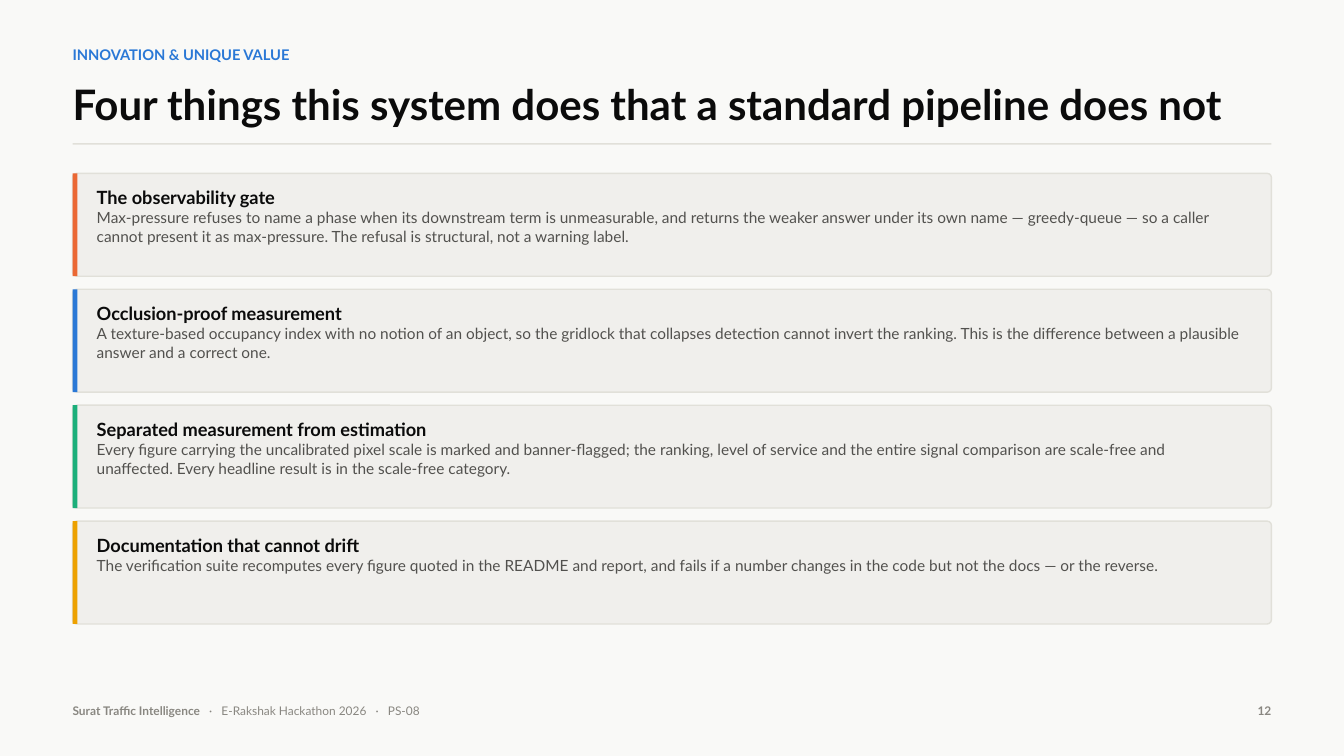
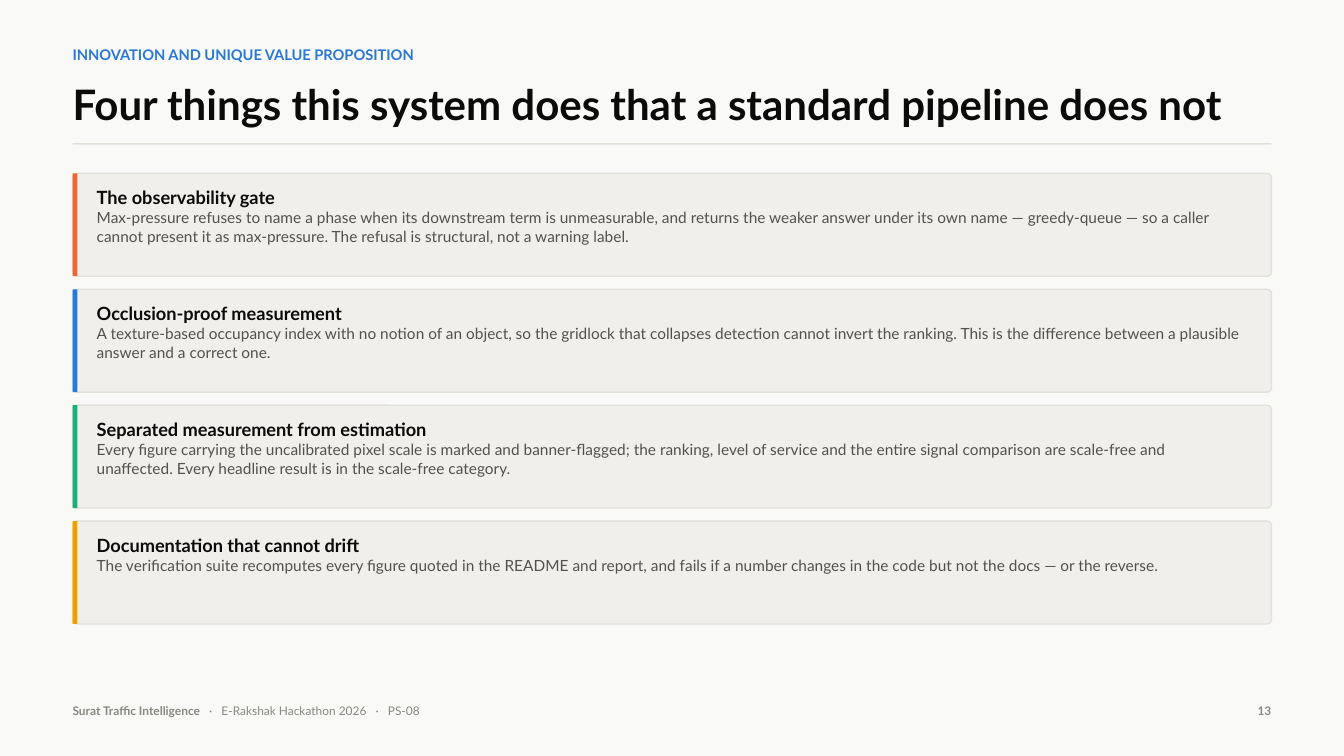
Before and after one commit to Nikhil-AI-Labs/Traffic-Management-System, a slide deck: slide 13 of submission/Surat-Traffic-Intelligence-PS08.pptx (slide 12 before the commit). Drawn at 1344x756 pixels with LibreOffice and Linux fonts; fonts in the diff are those of the drawing. Boxes give left, top, right and bottom in pixels: in the first picture for what was removed or moved away, otherwise in the second. Text is boxed around its words. In the diff, an @@ line names an element or a change of style, - is before the commit and + after.

```diff
--- a/submission/Surat-Traffic-Intelligence-PS08.pptx
+++ b/submission/Surat-Traffic-Intelligence-PS08.pptx
@@ text at (73,49,413,62): text changed @@
-INNOVATION & UNIQUE VALUE
+INNOVATION AND UNIQUE VALUE PROPOSITION
```
Also in this commit, not shown: 9 other slides changed, 3 other files.
